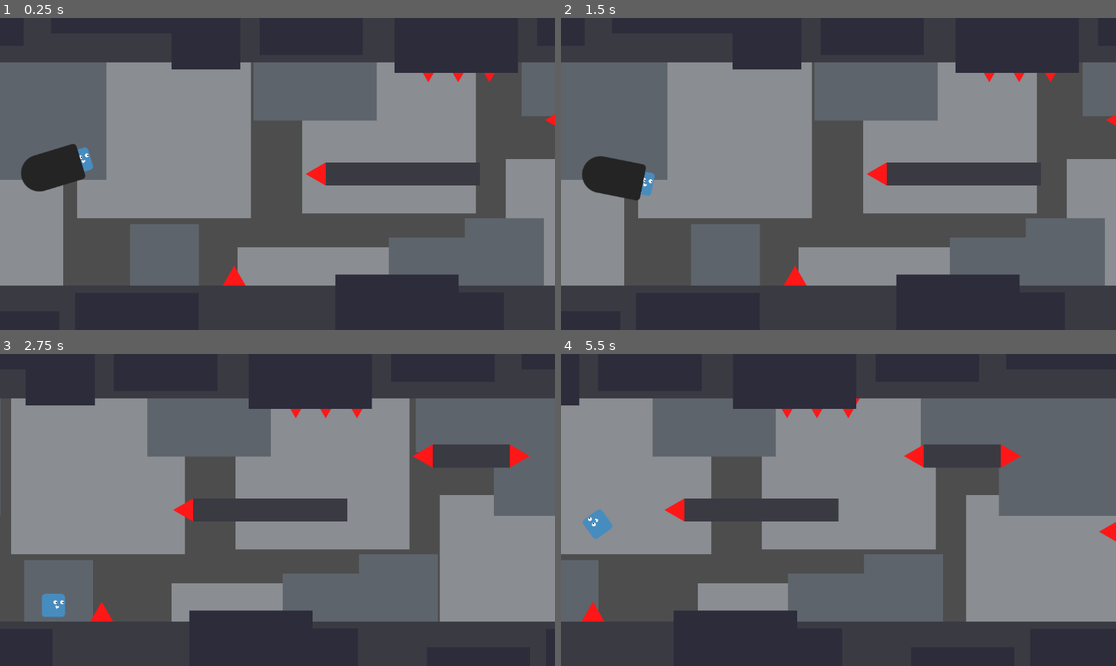
Above: before the commit, frames 1-4 (two rows, left to right).
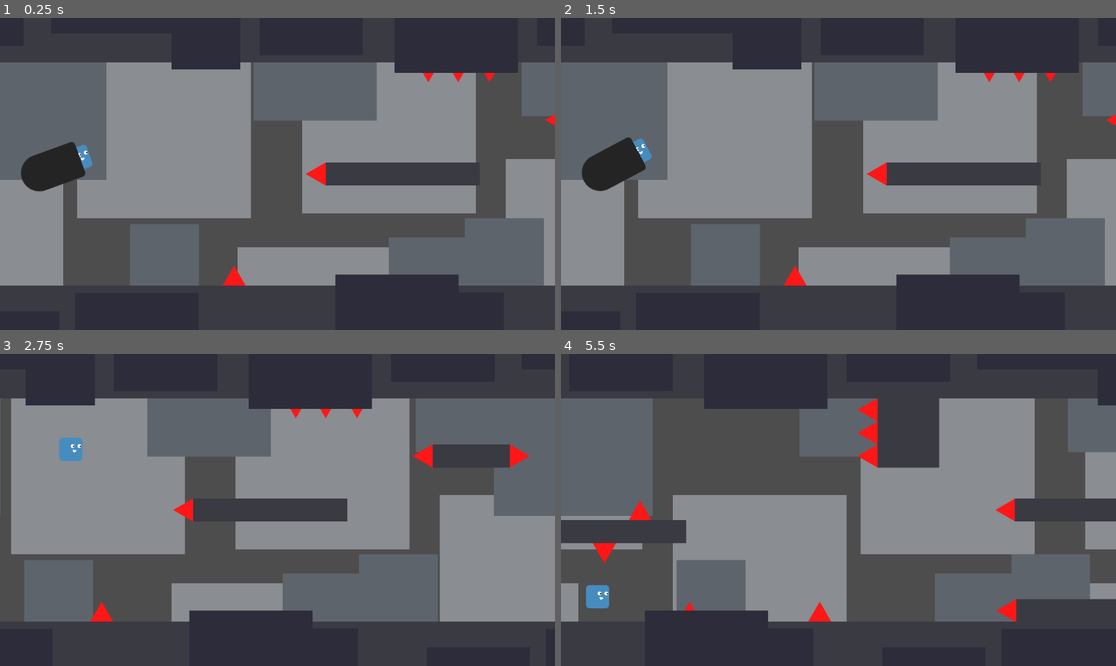
Above: after the commit, the same moments.

Repository: JostMK/Godot-Wild-Jam-75
Game: Godot game, scene res://main.tscn
The game is run twice, just before and just after one commit, with the same random seed, the same clock (stepped at 60 frames per second) and the same inputs.
Inputs:
- Up to frame 1 (0.25 s): no input
- Up to frame 2 (1.5 s): tap Down (Aim_Down, bound only after the commit) at 0.6 s; tap Up (Aim_Up, bound only after the commit) at 0.8, 1.35 s
- Up to frame 3 (2.75 s): tap Down (Aim_Down, bound only after the commit) at 1.55 s; tap Space (Reflect) at 2.1 s; tap Up (Aim_Up, bound only after the commit) at 2.3 s
- Up to frame 4 (5.5 s): tap Down (Aim_Down, bound only after the commit) at 2.85, 4.35 s; tap Up (Aim_Up, bound only after the commit) at 3.6, 5.1 s

The runs differ from the first frame. In frame 1, 0.2% of the frame differs, in the area x 6-17%, y 39-56%; in frame 2, 1.1%; in frame 3, 0.6%; in frame 4, 55%, in the area x 0-100%, y 14-86%.

Commit message:
Changes cannon to manual aim
Previously it felt almost random to get a good run

Diff:
--- a/main.tscn
+++ b/main.tscn
@@ -15,6 +15,7 @@
 offset = Vector2(500, 0)
 
 [node name="Cannon" parent="." instance=ExtResource("6_x4ju8")]
+rotation = -0.349066
 
 [node name="TestLevel" type="Node2D" parent="."]
 position = Vector2(600, 0)
--- a/project.godot
+++ b/project.godot
@@ -34,6 +34,20 @@
 , Object(InputEventJoypadButton,"resource_local_to_scene":false,"resource_name":"","device":-1,"button_index":0,"pressure":0.0,"pressed":true,"script":null)
 ]
 }
+Aim_Up={
+"deadzone": 0.5,
+"events": [Object(InputEventKey,"resource_local_to_scene":false,"resource_name":"","device":-1,"window_id":0,"alt_pressed":false,"shift_pressed":false,"ctrl_pressed":false,"meta_pressed":false,"pressed":false,"keycode":0,"physical_keycode":4194320,"key_label":0,"unicode":0,"location":0,"echo":false,"script":null)
+, Object(InputEventKey,"resource_local_to_scene":false,"resource_name":"","device":-1,"window_id":0,"alt_pressed":false,"shift_pressed":false,"ctrl_pressed":false,"meta_pressed":false,"pressed":false,"keycode":0,"physical_keycode":87,"key_label":0,"unicode":119,"location":0,"echo":false,"script":null)
+, Object(InputEventJoypadButton,"resource_local_to_scene":false,"resource_name":"","device":-1,"button_index":11,"pressure":0.0,"pressed":true,"script":null)
+]
+}
+Aim_Down={
+"deadzone": 0.5,
+"events": [Object(InputEventKey,"resource_local_to_scene":false,"resource_name":"","device":-1,"window_id":0,"alt_pressed":false,"shift_pressed":false,"ctrl_pressed":false,"meta_pressed":false,"pressed":false,"keycode":0,"physical_keycode":4194322,"key_label":0,"unicode":0,"location":0,"echo":false,"script":null)
+, Object(InputEventKey,"resource_local_to_scene":false,"resource_name":"","device":-1,"window_id":0,"alt_pressed":false,"shift_pressed":false,"ctrl_pressed":false,"meta_pressed":false,"pressed":false,"keycode":0,"physical_keycode":83,"key_label":0,"unicode":115,"location":0,"echo":false,"script":null)
+, Object(InputEventJoypadButton,"resource_local_to_scene":false,"resource_name":"","device":-1,"button_index":12,"pressure":0.0,"pressed":true,"script":null)
+]
+}
 
 [layer_names]
 
--- a/scenes/props/cannon/cannon.gd
+++ b/scenes/props/cannon/cannon.gd
@@ -3,6 +3,8 @@
 signal Fired(player: Player)
 
 @export var player_scene: PackedScene
+@export var rotation_speed: float = 120
+@export var rotation_bounds: Vector2 = Vector2(-45, 45)
 
 @onready var player_spawn: Node2D = %PlayerSpawn
 
@@ -16,8 +18,10 @@
 	_player.position = Vector2.ZERO
 	_player.rotation = 0
 
+	rotation_bounds = Vector2(deg_to_rad(rotation_bounds.x), deg_to_rad(rotation_bounds.y))
 
-func _process(_delta: float) -> void:
+
+func _process(delta: float) -> void:
 	if not _player:
 		return
 
@@ -30,3 +34,7 @@
 
 		Fired.emit(_player)
 		_player = null
+
+	var rotation_input: float = Input.get_axis("Aim_Up", "Aim_Down")
+	rotate(deg_to_rad(rotation_input * rotation_speed * delta))
+	rotation = clamp(rotation, rotation_bounds.x, rotation_bounds.y)
--- a/scenes/props/cannon/cannon.tscn
+++ b/scenes/props/cannon/cannon.tscn
@@ -1,46 +1,8 @@
-[gd_scene load_steps=7 format=3 uid="uid://b6l8u4efrjft7"]
+[gd_scene load_steps=4 format=3 uid="uid://b6l8u4efrjft7"]
 
 [ext_resource type="Script" path="res://scenes/props/cannon/cannon.gd" id="1_0tgv6"]
 [ext_resource type="Texture2D" uid="uid://br0cnx64tbkx7" path="res://assets/sprites/canon.svg" id="1_r4otj"]
 [ext_resource type="PackedScene" uid="uid://b217sgubfrsu5" path="res://scenes/player/player.tscn" id="2_xhqyx"]
-
-[sub_resource type="Animation" id="Animation_uhfrn"]
-resource_name = "rotate"
-length = 4.0
-loop_mode = 1
-tracks/0/type = "value"
-tracks/0/imported = false
-tracks/0/enabled = true
-tracks/0/path = NodePath(".:rotation")
-tracks/0/interp = 1
-tracks/0/loop_wrap = true
-tracks/0/keys = {
-"times": PackedFloat32Array(0, 1, 2, 3, 4),
-"transitions": PackedFloat32Array(1, 1, 1, 1, 1),
-"update": 0,
-"values": [0.0, -0.785398, 0.0, 0.785398, 0.0]
-}
-
-[sub_resource type="Animation" id="Animation_pmhmq"]
-length = 0.001
-tracks/0/type = "value"
-tracks/0/imported = false
-tracks/0/enabled = true
-tracks/0/path = NodePath(".:rotation")
-tracks/0/interp = 1
-tracks/0/loop_wrap = true
-tracks/0/keys = {
-"times": PackedFloat32Array(0),
-"transitions": PackedFloat32Array(1),
-"update": 0,
-"values": [0.0]
-}
-
-[sub_resource type="AnimationLibrary" id="AnimationLibrary_6vnnk"]
-_data = {
-"RESET": SubResource("Animation_pmhmq"),
-"rotate": SubResource("Animation_uhfrn")
-}
 
 [node name="Cannon" type="Node2D"]
 script = ExtResource("1_0tgv6")
@@ -55,10 +17,3 @@
 [node name="PlayerSpawn" type="Marker2D" parent="."]
 unique_name_in_owner = true
 position = Vector2(93, 0)
-
-[node name="AnimationPlayer" type="AnimationPlayer" parent="."]
-libraries = {
-"": SubResource("AnimationLibrary_6vnnk")
-}
-autoplay = "rotate"
-speed_scale = 1.5
